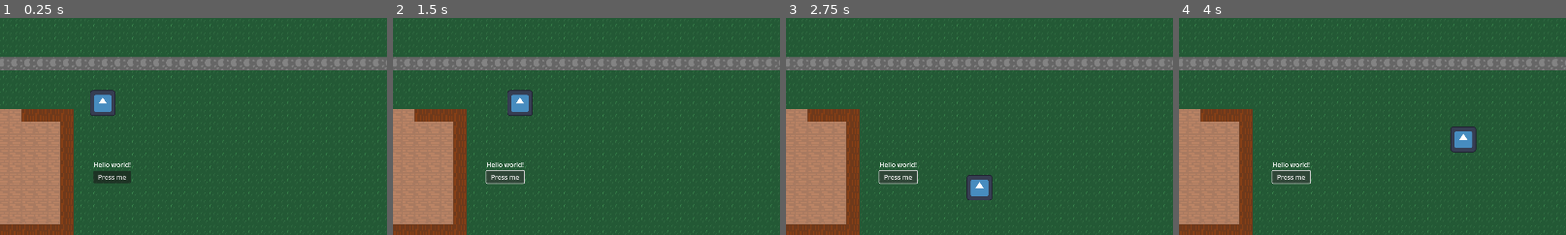
Above: before the commit, frames 1-4 (left to right).
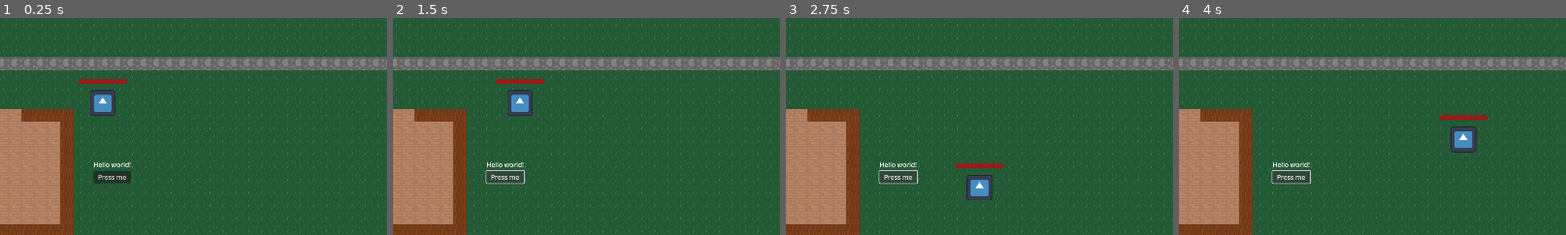
Above: after the commit, the same moments.

Repository: merskip/just-game
Game: Godot game, scene res://Scenes/Main Scene.tscn
Two runs of this game, one before a commit and one after it. Both use one fixed random seed, a clock stepped at 60 frames per second and the inputs below. The engine's default icon, where the game draws it, is replaced by a stand-in: a white triangle on a blue panel in a dark square.
Inputs:
- Up to frame 1 (0.25 s): no input
- Up to frame 2 (1.5 s): click "Press me" at 0.5 s; tap Enter at 1.25 s; hold Right (move_right) from 1.28 s (still down)
- Up to frame 3 (2.75 s): release Right (move_right) at 2.03 s; hold Down (move_down) from 2.03 s (still down)
- Up to frame 4 (4 s): release Down (move_down) at 2.78 s; hold Right (move_right) 2.78-3.53 s; hold Up (move_up) from 3.53 s (still down)
The pictures show only the part of the screen within x 36-85%, y 15-65%; the shares and areas given below are measured in that part.

The runs differ from the first frame. In frame 1, 0.3% of the frame differs, in the area x 20-33%, y 28-31%; in frame 2, 0.3%; in frame 3, 0.3%; in frame 4, 0.3%, in the area x 67-80%, y 44-47%.

Commit message:
Added health_bar

Diff:
--- /dev/null
+++ b/Models/health_bar.gd
@@ -0,0 +1,14 @@
+extends ProgressBar
+
+@onready var unit: Unit = $"../Unit"
+
+func _ready() -> void:
+	_update_progress()
+
+func _on_health_change() -> void:
+	_update_progress()
+
+func _update_progress():
+	print("_update_progress")
+	value = unit._health
+	max_value = unit._max_health
--- a/Models/player.tscn
+++ b/Models/player.tscn
@@ -1,13 +1,25 @@
-[gd_scene load_steps=4 format=3 uid="uid://bj6istu8r131k"]
+[gd_scene load_steps=7 format=3 uid="uid://bj6istu8r131k"]
 
 [ext_resource type="Script" path="res://Models/player.gd" id="1_3kw8n"]
 [ext_resource type="Texture2D" uid="uid://chh1vkpbvaxsc" path="res://Assets/icon.svg" id="1_bo06m"]
+[ext_resource type="Script" path="res://Models/unity.gd" id="1_cs6h6"]
+[ext_resource type="Script" path="res://Models/health_bar.gd" id="3_8huld"]
 
 [sub_resource type="RectangleShape2D" id="RectangleShape2D_8rq02"]
 size = Vector2(62, 62)
 
+[sub_resource type="StyleBoxFlat" id="StyleBoxFlat_wmkck"]
+bg_color = Color(0.6, 0.108, 0.108, 1)
+corner_radius_top_left = 8
+corner_radius_top_right = 8
+corner_radius_bottom_right = 8
+corner_radius_bottom_left = 8
+
 [node name="CharacterBody2D" type="CharacterBody2D"]
 script = ExtResource("1_3kw8n")
+
+[node name="Unit" type="Node" parent="."]
+script = ExtResource("1_cs6h6")
 
 [node name="Sprite2D" type="Sprite2D" parent="."]
 scale = Vector2(0.5, 0.5)
@@ -15,3 +27,15 @@
 
 [node name="CollisionShape2D" type="CollisionShape2D" parent="."]
 shape = SubResource("RectangleShape2D_8rq02")
+
+[node name="HealthBar" type="ProgressBar" parent="."]
+offset_left = -60.0
+offset_top = -60.0
+offset_right = 60.0
+offset_bottom = -48.0
+theme_override_styles/fill = SubResource("StyleBoxFlat_wmkck")
+value = 80.0
+show_percentage = false
+script = ExtResource("3_8huld")
+
+[connection signal="on_health_change" from="Unit" to="HealthBar" method="_on_health_change"]
--- /dev/null
+++ b/Models/unity.gd
@@ -0,0 +1,17 @@
+class_name Unit
+extends Node
+
+var _health: int
+var _max_health: int = 100
+
+signal on_health_change()
+signal on_die()
+
+func _ready() -> void:
+	_health = _max_health
+
+func take_damage(damage: int):
+	_health = max(0, _health - damage)
+	on_health_change.emit()
+	if _health <= 0:
+		on_die.emit()
